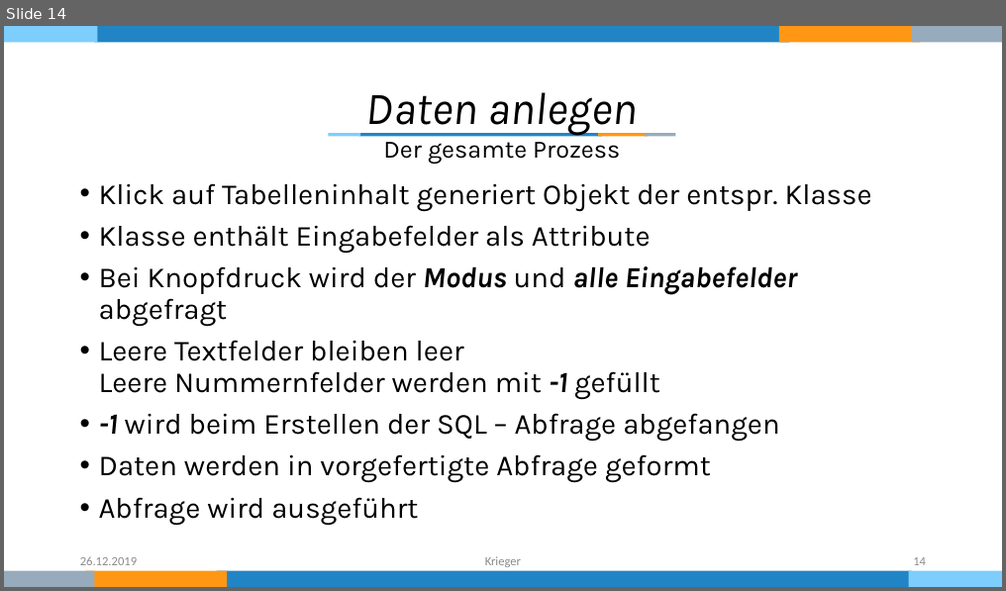
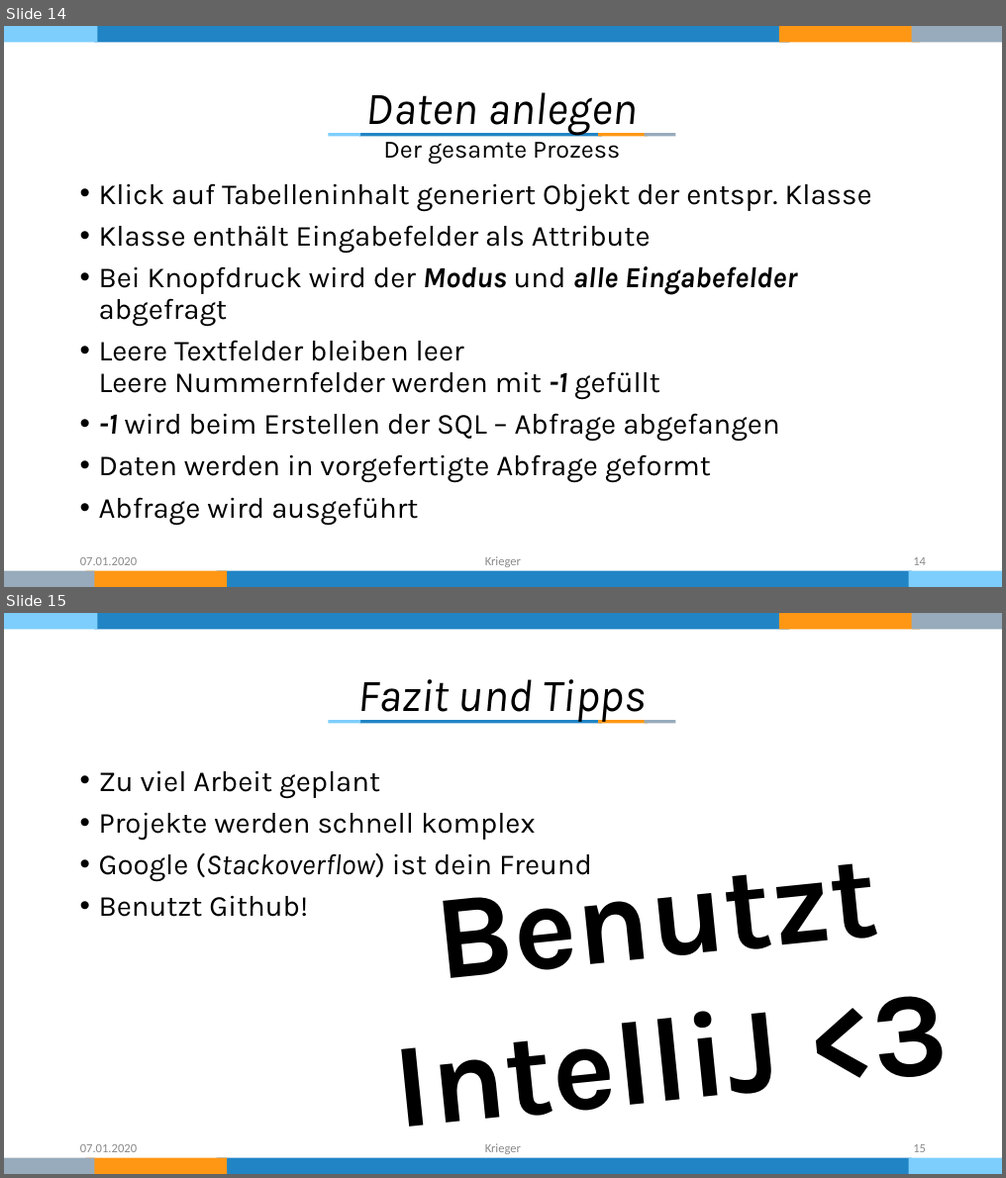
Before and after one commit to KriegersBlog/nordwind-tool, a slide deck: Dokumentation/Präsentation.pptx. Shown one above the other, each under a label of ours: slide 14 before the commit, slides 14 and 15 after it. The pictures are 1006x591 and 1006x1178 pixels, drawn with LibreOffice and Linux fonts; fonts in the diff are those of the drawing. Boxes give left, top, right and bottom in pixels: in the first picture for what was removed or moved away, otherwise in the second. Text is boxed around its words. In the diff, an @@ line names an element or a change of style, - is before the commit and + after.

```diff
--- a/Dokumentation/Präsentation.pptx
+++ b/Dokumentation/Präsentation.pptx
@@ slide 15 added at <box>4,613,1002,1174</box>, background #FFFFFF; not listed: 12 template elements that a slide beside it also shows @@
@@ text added at <box>357,679,647,722</box>, 44 pt, text #000000, italic @@
+Fazit und Tipps
@@ text added at <box>99,770,592,917</box>, 28 pt, text #000000 @@
+• Zu viel Arbeit geplant
+• Projekte werden schnell komplex
+• Google (Stackoverflow) ist dein Freund
+• Benutzt Github!
@@ text added at <box>877,996,951,1077</box>, 115 pt, text #000000, bold @@
+Benutzt IntelliJ <3
@@ text added at <box>80,1145,137,1153</box>, 12 pt, text #8C8C8C @@
+07.01.2020
@@ text added at <box>485,1144,521,1155</box>, 12 pt, text #8C8C8C @@
+Krieger
@@ page number added at <box>913,1145,926,1153</box>, 12 pt, text #8C8C8C @@
+15
@@ slide 14 changed as well @@
@@ text at <box>80,558,137,566</box>: text changed @@
-26.12.2019
+07.01.2020
```
Also in this commit, not shown: 14 other slides changed.
